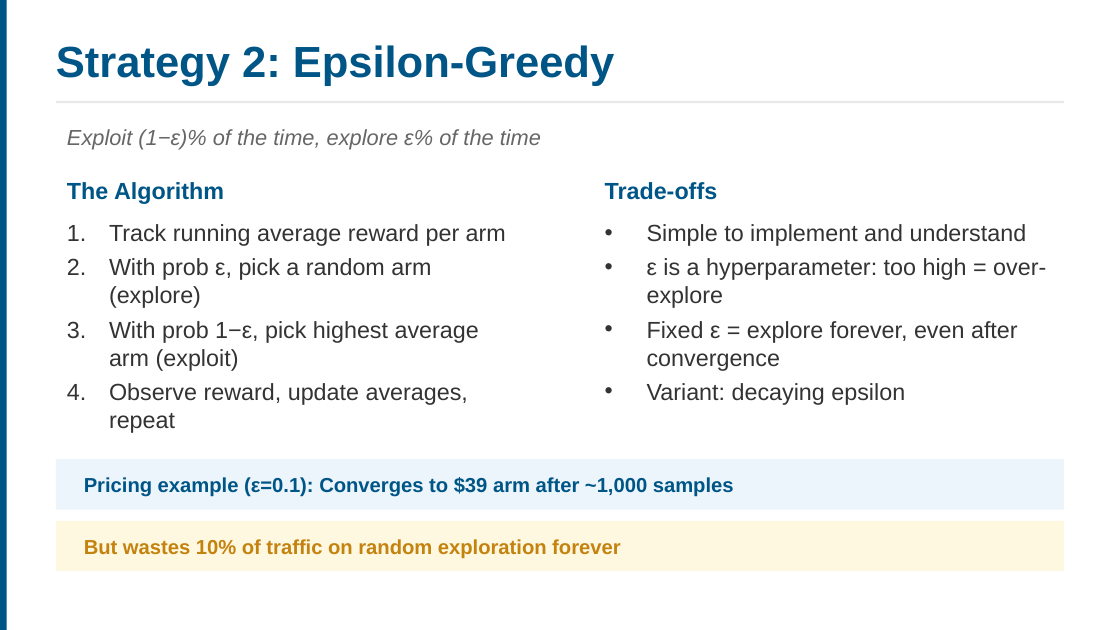
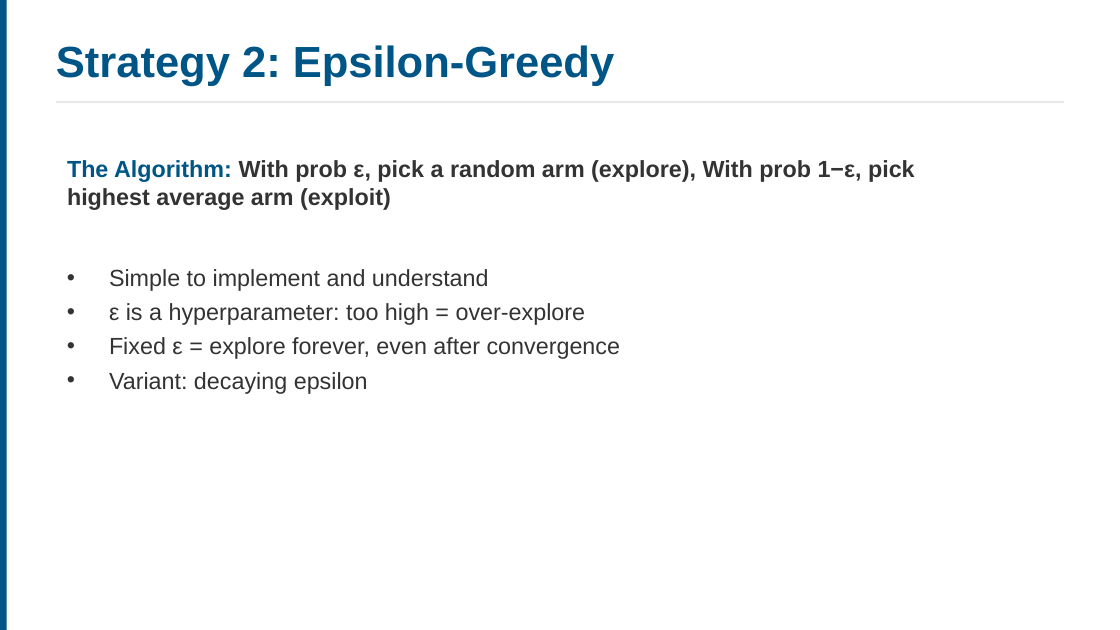
Before and after one commit to ucla-anderson-SSAI/SSAI, a slide deck: slide 9 of Slides/Week4.pptx (slide 12 before the commit). Drawn at 1120x630 pixels with LibreOffice and Linux fonts; fonts in the diff are those of the drawing. Boxes give left, top, right and bottom in pixels: in the first picture for what was removed or moved away, otherwise in the second. Text is boxed around its words. In the diff, an @@ line names an element or a change of style, - is before the commit and + after.

```diff
--- a/Slides/Week4.pptx
+++ b/Slides/Week4.pptx
@@ text removed at (x1=67, y1=129, x2=541, y2=150) @@
-Exploit (1−ε)% of the time, explore ε% of the time
@@ text at (x1=67, y1=160, x2=915, y2=210): text changed; text colour #005587 to #333333 @@
-The Algorithm
+The Algorithm: With prob ε, pick a random arm (explore), With prob 1−ε, pick highest average arm (exploit)
@@ text removed at (x1=605, y1=182, x2=718, y2=200) @@
-Trade-offs
@@ text removed at (x1=109, y1=224, x2=506, y2=405) @@
-1. Track running average reward per arm
-2. With prob ε, pick a random arm (explore)
-3. With prob 1−ε, pick highest average arm (exploit)
-4. Observe reward, update averages, repeat
@@ text "Simple to implement and understand" rewrapped from (x1=647, y1=224, x2=1046, y2=405) to (x1=109, y1=269, x2=621, y2=394) @@
@@ rectangle removed at (x1=56, y1=459, x2=1064, y2=510) @@
@@ text removed at (x1=84, y1=477, x2=734, y2=497) @@
-Pricing example (ε=0.1): Converges to $39 arm after ~1,000 samples
@@ rectangle removed at (x1=56, y1=521, x2=1064, y2=571) @@
@@ text removed at (x1=84, y1=539, x2=620, y2=559) @@
-But wastes 10% of traffic on random exploration forever
```
Also in this commit, not shown: 16 other slides changed, 1 slide added, 11 slides removed, 19 other files.
